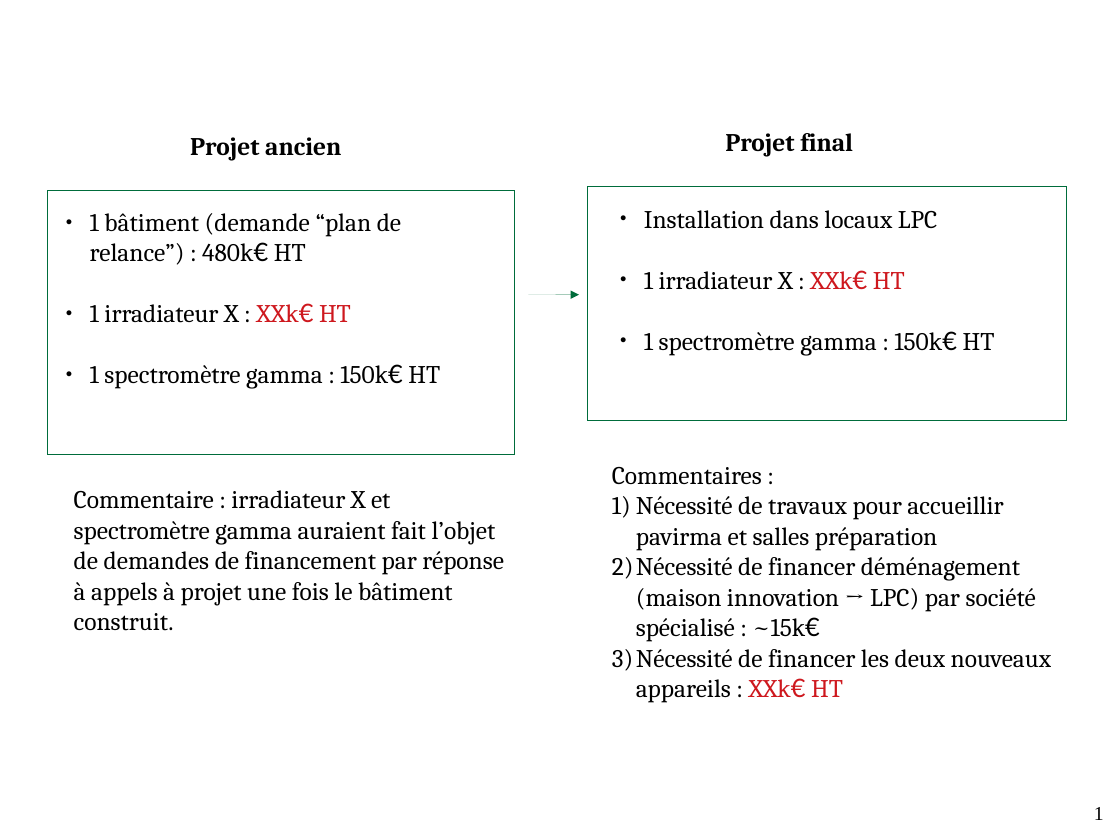
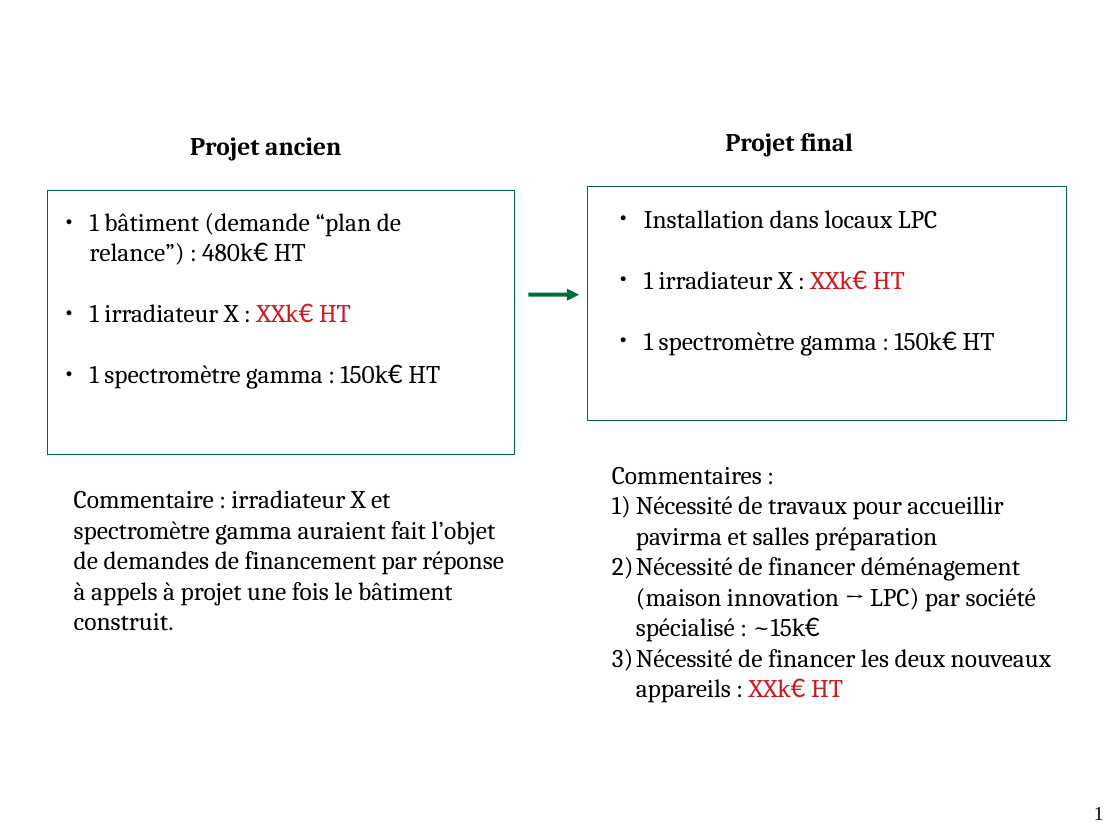
Before and after one commit to ebusato/talks-pavirma, a slide deck: slide 1 of 2020-11-04_PresentationALaPresidence/pavirma_2020-11-04.odp. Drawn at 1120x840 pixels with LibreOffice and Linux fonts; fonts in the diff are those of the drawing. Boxes give left, top, right and bottom in pixels: in the first picture for what was removed or moved away, otherwise in the second. Text is boxed around its words. In the diff, an @@ line names an element or a change of style, - is before the commit and + after.

```diff
--- a/2020-11-04_PresentationALaPresidence/pavirma_2020-11-04.odp
+++ b/2020-11-04_PresentationALaPresidence/pavirma_2020-11-04.odp
@@ arrow (528, 295) - (579, 295): stroke #006C3B 0 pt to #006C3B 2.89 pt @@
```
Also in this commit, not shown: 2 other files.
